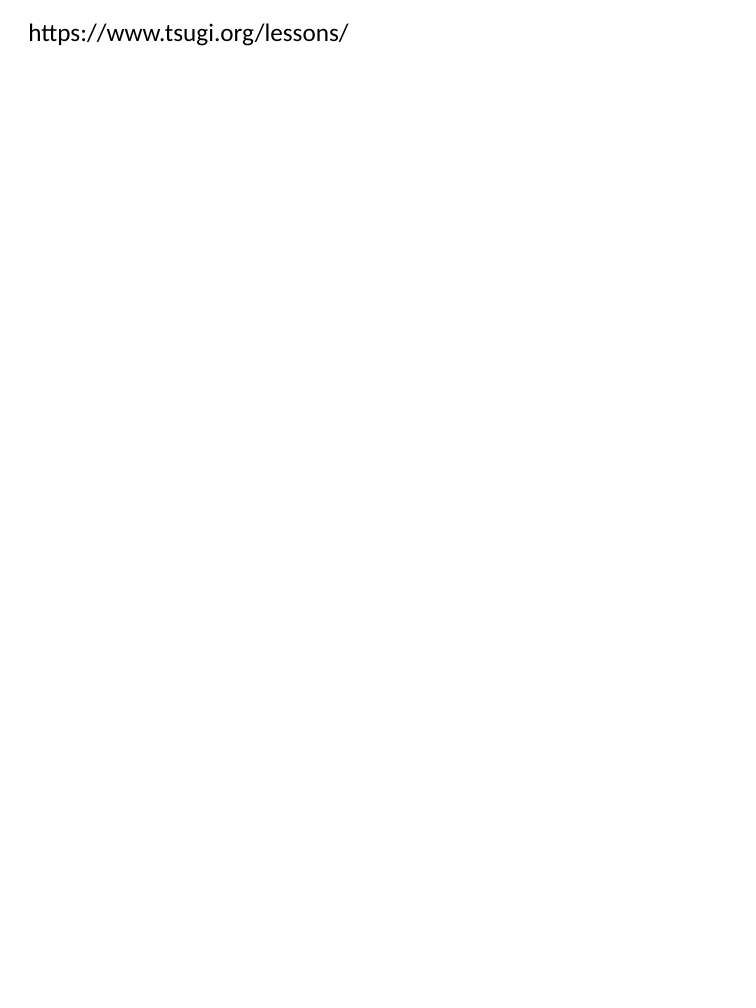
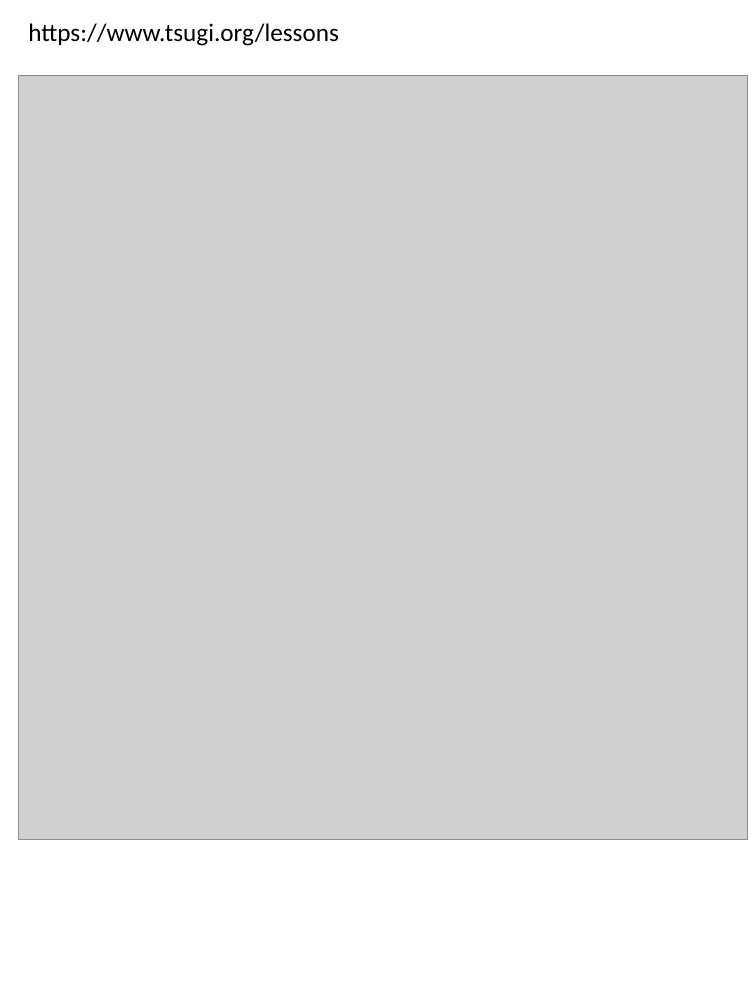
Before and after one commit to tsugiproject/tsugi-org, a slide deck: slide 1 of lectures/00-Workshop-Handout.pptx. Drawn at 756x1008 pixels with LibreOffice and Linux fonts; fonts in the diff are those of the drawing; grey boxes stand for pictures; background and template pictures are left out. Boxes give left, top, right and bottom in pixels: in the first picture for what was removed or moved away, otherwise in the second. Text is boxed around its words. In the diff, an @@ line names an element or a change of style, - is before the commit and + after.

```diff
--- a/lectures/00-Workshop-Handout.pptx
+++ b/lectures/00-Workshop-Handout.pptx
@@ text at box(28, 23, 339, 46): text changed @@
-https://www.tsugi.org/lessons/
+https://www.tsugi.org/lessons
@@ picture added at box(18, 76, 748, 839) @@
```
Also in this commit, not shown: 2 other slides changed, 1 slide added.
